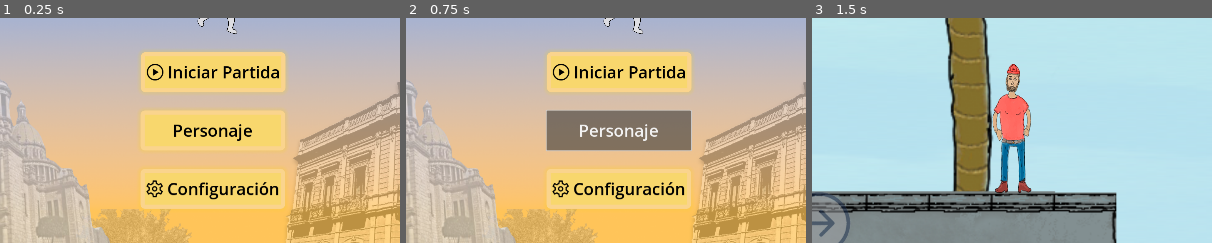
Above: before the commit, frames 1-3 (left to right).
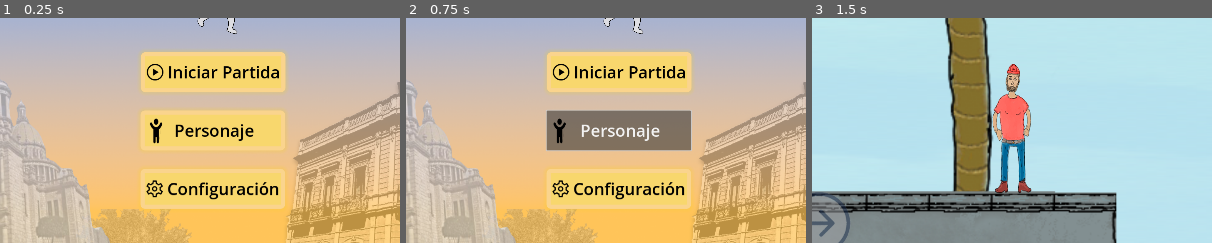
Above: after the commit, the same moments.

Repository: LACONCHA232/gemada
Game: Godot game, scene res://escenas/interfaz-main.tscn
Same seed, same stepped clock (60 frames per second), same inputs: the game is played once before the commit and once after it.
Inputs:
- Up to frame 1 (0.25 s): no input
- Up to frame 2 (0.75 s): click "Personaje" at 0.5 s
- Up to frame 3 (1.5 s): click "Iniciar Partida" at 1.25 s
The pictures show only the part of the screen within x 23-73%, y 38-88%; the shares and areas given below are measured in that part.

The runs differ from the first frame. In frame 1, 0.8% of the frame differs, in the area x 37-64%, y 44-56%; in frame 2, 0.8%; in frame 3, nothing differs.

Commit message:
Se envio la interfaz del jugador, pero aun no estan programados los eventos

Diff:
--- a/escenas/interfaz-main.tscn
+++ b/escenas/interfaz-main.tscn
@@ -7,6 +7,7 @@
 [ext_resource type="Texture2D" uid="uid://daw7dbbbrnv7s" path="res://interfaz/img/building.png" id="4_7d864"]
 [ext_resource type="Texture2D" uid="uid://d261df0s70spf" path="res://interfaz/icons/play-icon.svg" id="6_3gcgk"]
 [ext_resource type="Texture2D" uid="uid://c2wksrenbiad2" path="res://interfaz/icons/settings-icon.svg" id="7_2al6t"]
+[ext_resource type="Texture2D" uid="uid://b1l243vmsnco0" path="res://interfaz/icons/child-reaching-solid.svg" id="7_v2wjw"]
 
 [sub_resource type="StyleBoxFlat" id="StyleBoxFlat_n2cqc"]
 bg_color = Color(0.972549, 0.843137, 0.427451, 1)
@@ -113,19 +114,20 @@
 layout_mode = 1
 anchors_preset = -1
 anchor_left = 0.413
-anchor_top = 0.627
-anchor_right = 0.586
-anchor_bottom = 0.716
+anchor_top = 0.589
+anchor_right = 0.59
+anchor_bottom = 0.672
 offset_left = -6.46003
-offset_top = -47.16
-offset_right = 8.37995
-offset_bottom = -47.28
+offset_top = -6.12005
+offset_right = 0.699936
+offset_bottom = 0.239945
 grow_horizontal = 2
 grow_vertical = 2
 theme_override_colors/font_color = Color(0, 0, 0, 1)
 theme_override_font_sizes/font_size = 40
 theme_override_styles/normal = SubResource("StyleBoxFlat_n2cqc")
-text = "Personaje"
+text = "Personaje     "
+icon = ExtResource("7_v2wjw")
 
 [node name="SettingsButton" type="Button" parent="."]
 layout_mode = 1
--- /dev/null
+++ b/escenas/interfaz-personaje.tscn
@@ -0,0 +1,185 @@
+[gd_scene load_steps=8 format=3 uid="uid://cjy4sk0hdn3sf"]
+
+[ext_resource type="Texture2D" uid="uid://d2e22gmr1qldl" path="res://interfaz/img/fondo.png" id="2_0ut8i"]
+[ext_resource type="Texture2D" uid="uid://xoaf3jhsb7xd" path="res://interfaz/img/memoji.png" id="3_fb3iq"]
+[ext_resource type="Texture2D" uid="uid://d1621lgr4kkxh" path="res://interfaz/img/church.png" id="4_vje7f"]
+[ext_resource type="Texture2D" uid="uid://daw7dbbbrnv7s" path="res://interfaz/img/building.png" id="5_8yryv"]
+[ext_resource type="Texture2D" uid="uid://cx4qjpbo17mhe" path="res://interfaz/icons/circle-xmark-regular.svg" id="5_wphdh"]
+[ext_resource type="Texture2D" uid="uid://bc4vogs2ehii4" path="res://sprites/character/p1.png" id="6_6yw3p"]
+
+[sub_resource type="StyleBoxFlat" id="StyleBoxFlat_hq8cl"]
+bg_color = Color(0.333333, 0.454902, 0.984314, 1)
+corner_radius_top_left = 10
+corner_radius_top_right = 10
+corner_radius_bottom_right = 10
+corner_radius_bottom_left = 10
+
+[node name="menu-principal" type="Control"]
+custom_minimum_size = Vector2(2.08165e-12, 2.08165e-12)
+layout_mode = 3
+anchors_preset = 15
+anchor_right = 1.0
+anchor_bottom = 1.0
+grow_horizontal = 2
+grow_vertical = 2
+metadata/_edit_lock_ = true
+metadata/_edit_horizontal_guides_ = [549.0]
+
+[node name="background" type="TextureRect" parent="."]
+layout_mode = 0
+offset_right = 1922.0
+offset_bottom = 1080.0
+texture = ExtResource("2_0ut8i")
+metadata/_edit_lock_ = true
+
+[node name="title" type="RichTextLabel" parent="."]
+layout_mode = 1
+anchors_preset = -1
+anchor_left = 0.283
+anchor_top = 0.086
+anchor_right = 0.697
+anchor_bottom = 0.196
+offset_left = -5.35999
+offset_top = -72.88
+offset_right = 49.7599
+offset_bottom = 8.31999
+grow_horizontal = 2
+theme_override_colors/default_color = Color(1, 0.835294, 0.341176, 1)
+theme_override_font_sizes/normal_font_size = 150
+bbcode_enabled = true
+text = "Chaska Run"
+scroll_active = false
+context_menu_enabled = true
+metadata/_edit_lock_ = true
+
+[node name="memoji" type="TextureRect" parent="."]
+layout_mode = 0
+offset_left = 717.0
+offset_top = 217.0
+offset_right = 1259.0
+offset_bottom = 459.0
+texture = ExtResource("3_fb3iq")
+expand_mode = 2
+metadata/_edit_lock_ = true
+
+[node name="church" type="TextureRect" parent="."]
+layout_mode = 0
+offset_left = -278.0
+offset_top = 328.0
+offset_right = 1115.0
+offset_bottom = 1112.0
+texture = ExtResource("4_vje7f")
+expand_mode = 1
+metadata/_edit_lock_ = true
+
+[node name="building" type="TextureRect" parent="."]
+layout_mode = 0
+offset_left = 973.0
+offset_top = 516.0
+offset_right = 1971.0
+offset_bottom = 1077.0
+texture = ExtResource("5_8yryv")
+expand_mode = 1
+metadata/_edit_lock_ = true
+
+[node name="ColorRect" type="ColorRect" parent="."]
+layout_mode = 2
+offset_left = 240.0
+offset_top = 210.0
+offset_right = 1681.0
+offset_bottom = 1055.0
+color = Color(1, 0.835294, 0.341176, 0.894118)
+
+[node name="CloseButton" type="TextureButton" parent="ColorRect"]
+clip_contents = true
+layout_direction = 2
+layout_mode = 2
+offset_left = 1237.0
+offset_top = 4.0
+offset_right = 1399.0
+offset_bottom = 177.0
+grow_horizontal = 2
+grow_vertical = 2
+texture_normal = ExtResource("5_wphdh")
+
+[node name="title" type="Label" parent="ColorRect"]
+layout_mode = 1
+anchors_preset = 5
+anchor_left = 0.5
+anchor_right = 0.5
+offset_left = -314.5
+offset_top = 42.0
+offset_right = 314.5
+offset_bottom = 128.0
+grow_horizontal = 2
+size_flags_horizontal = 4
+size_flags_vertical = 0
+theme_override_font_sizes/font_size = 60
+text = "Seleccione su jugador"
+horizontal_alignment = 1
+
+[node name="info-character" type="Label" parent="ColorRect"]
+layout_mode = 1
+anchors_preset = 8
+anchor_left = 0.5
+anchor_top = 0.5
+anchor_right = 0.5
+anchor_bottom = 0.5
+offset_left = -158.0
+offset_top = -246.0
+offset_right = 158.0
+offset_bottom = -204.0
+grow_horizontal = 2
+grow_vertical = 2
+theme_override_font_sizes/font_size = 28
+text = "Rodolfo “El hidrocalido”
+"
+
+[node name="info-character2" type="Label" parent="ColorRect"]
+layout_mode = 1
+anchors_preset = 7
+anchor_left = 0.5
+anchor_top = 1.0
+anchor_right = 0.5
+anchor_bottom = 1.0
+offset_left = -158.0
+offset_top = -210.0
+offset_right = 158.0
+offset_bottom = -168.0
+grow_horizontal = 2
+grow_vertical = 0
+theme_override_font_sizes/font_size = 28
+text = "Representa a Aguascalientes y a las chascas"
+
+[node name="TextureRect" type="TextureRect" parent="ColorRect"]
+layout_mode = 1
+anchors_preset = 8
+anchor_left = 0.5
+anchor_top = 0.5
+anchor_right = 0.5
+anchor_bottom = 0.5
+offset_left = -76.0
+offset_top = -182.5
+offset_right = 76.0
+offset_bottom = 182.5
+grow_horizontal = 2
+grow_vertical = 2
+texture = ExtResource("6_6yw3p")
+expand_mode = 1
+
+[node name="Button" type="Button" parent="ColorRect"]
+layout_mode = 1
+anchors_preset = 7
+anchor_left = 0.5
+anchor_top = 1.0
+anchor_right = 0.5
+anchor_bottom = 1.0
+offset_left = -138.5
+offset_top = -133.0
+offset_right = 138.5
+offset_bottom = -48.0
+grow_horizontal = 2
+grow_vertical = 0
+theme_override_font_sizes/font_size = 45
+theme_override_styles/normal = SubResource("StyleBoxFlat_hq8cl")
+text = "Jugar"
--- a/interfaz/icons/character-icon.svg
+++ /dev/null
@@ -1 +0,0 @@
-<svg xmlns="http://www.w3.org/2000/svg" viewBox="0 0 320 512"><!--! Font Awesome Pro 6.4.2 by @fontawesome - https://fontawesome.com License - https://fontawesome.com/license (Commercial License) Copyright 2023 Fonticons, Inc. --><path d="M112 48a48 48 0 1 1 96 0 48 48 0 1 1 -96 0zm40 304V480c0 17.7-14.3 32-32 32s-32-14.3-32-32V256.9L59.4 304.5c-9.1 15.1-28.8 20-43.9 10.9s-20-28.8-10.9-43.9l58.3-97c17.4-28.9 48.6-46.6 82.3-46.6h29.7c33.7 0 64.9 17.7 82.3 46.6l58.3 97c9.1 15.1 4.2 34.8-10.9 43.9s-34.8 4.2-43.9-10.9L232 256.9V480c0 17.7-14.3 32-32 32s-32-14.3-32-32V352H152z"/></svg>
--- /dev/null
+++ b/interfaz/icons/child-reaching-solid.svg
@@ -0,0 +1,10 @@
+<?xml version="1.0" encoding="utf-8"?>
+<!-- Generator: Adobe Illustrator 27.8.1, SVG Export Plug-In . SVG Version: 6.00 Build 0)  -->
+<svg version="1.1" id="Capa_1" xmlns="http://www.w3.org/2000/svg" xmlns:xlink="http://www.w3.org/1999/xlink" x="0px" y="0px"
+	 viewBox="0 0 56.5 65.9" style="enable-background:new 0 0 56.5 65.9;" xml:space="preserve">
+<path d="M32.5,11.9c0-4.1-2.4-7.4-5.3-7.4s-5.3,3.3-5.3,7.4s2.4,7.4,5.3,7.4S32.5,15.9,32.5,11.9z M33.8,59.9V30.1
+	c2.5-1.7,4.5-4.2,6.1-7.4l1.5-3.2c0.8-1.7,0.4-4-0.8-5.1 M40.6,14.3c-1.2-1.2-2.9-0.6-3.7,1.1l-1.5,3.2c-1.8,3.8-4.9,6.2-8.2,6.2
+	c-1.1,0-2.1-0.2-3-0.6C24.1,24.1,24,24.1,24,24l0,0c-1.9-0.9-3.7-2.8-4.9-5.3l-1.6-3.4c-0.8-1.7-2.5-2.2-3.7-1s-1.6,3.5-0.7,5.1
+	l1.7,3.4c1.5,3.1,3.5,5.6,5.9,7.2v29.9c0,2,1.2,3.7,2.7,3.7c1.5,0,2.7-1.7,2.7-3.7V48.8h2.5v11.1c0,2,1.2,3.7,2.7,3.7
+	c1.4,0,2.7-1.7,2.7-3.7"/>
+</svg>
--- /dev/null
+++ b/interfaz/icons/circle-xmark-regular.svg
@@ -0,0 +1,17 @@
+<?xml version="1.0" encoding="utf-8"?>
+<!-- Generator: Adobe Illustrator 27.8.1, SVG Export Plug-In . SVG Version: 6.00 Build 0)  -->
+<svg version="1.1" id="Capa_1" xmlns="http://www.w3.org/2000/svg" xmlns:xlink="http://www.w3.org/1999/xlink" x="0px" y="0px"
+	 viewBox="0 0 162 173.1" style="enable-background:new 0 0 162 173.1;" xml:space="preserve">
+<style type="text/css">
+	.st0{fill:#DD2828;}
+</style>
+<g id="XMLID_00000072988309136963915610000014283264736314222988_">
+	<g>
+		<path class="st0" d="M82.1,17.7c37.8,0,68.5,30.7,68.5,68.5s-30.7,68.5-68.5,68.5S13.6,124,13.6,86.2S44.3,17.7,82.1,17.7z
+			 M137.8,86.2c0-30.7-24.9-55.7-55.7-55.7s-55.7,25-55.7,55.7s24.9,55.7,55.7,55.7S137.8,116.9,137.8,86.2z"/>
+		<path class="st0" d="M103.7,64.5c2.5,2.5,2.5,6.6,0,9.1L91.1,86.2l12.6,12.6c2.5,2.5,2.5,6.6,0,9.1s-6.6,2.5-9.1,0L82.1,95.2
+			l-12.6,12.6c-2.5,2.5-6.6,2.5-9.1,0s-2.5-6.6,0-9.1L73,86.1L60.4,73.6c-2.5-2.5-2.5-6.6,0-9.1s6.6-2.5,9.1,0l12.6,12.6l12.6-12.6
+			C97.1,62,101.2,62,103.7,64.5z"/>
+	</g>
+</g>
+</svg>
--- a/script/interfaz-main.gd
+++ b/script/interfaz-main.gd
@@ -5,11 +5,6 @@
 func _ready():
 	pass # Replace with function body.
 
-
-# Called every frame. 'delta' is the elapsed time since the previous frame.
-func _process(delta):
-	pass
-
-
+#Escucha el evento del boton "inicar partidas" para que cuando sea precionado ejecute el juego
 func _on_play_button_pressed():
 	get_tree().change_scene_to_file("res://escenas/nivel_1.tscn")
Not shown: 1 places in escenas/interfaz-main.tscn that only renumber resources
Not shown, added: interfaz/icons/child-reaching-solid.svg.import
Not shown, changed: interfaz/icons/circle-xmark-regular.svg.import
Not shown, changed: .DS_Store
Not shown, changed: interfaz/.DS_Store
